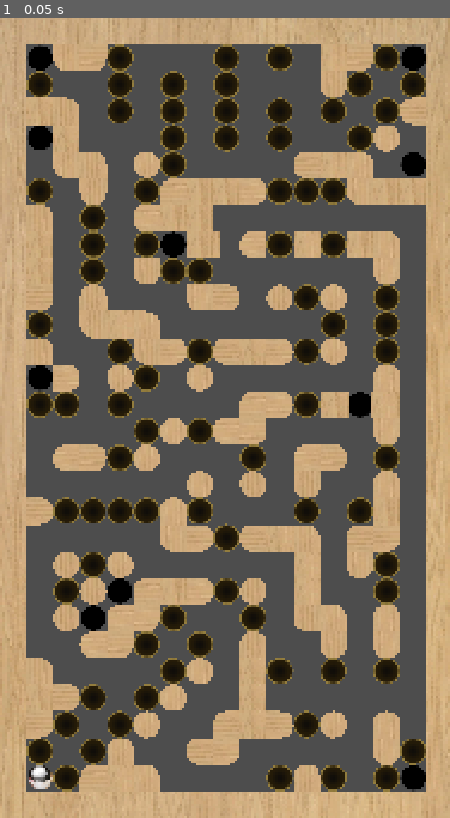
Above: before the commit, frame 1.
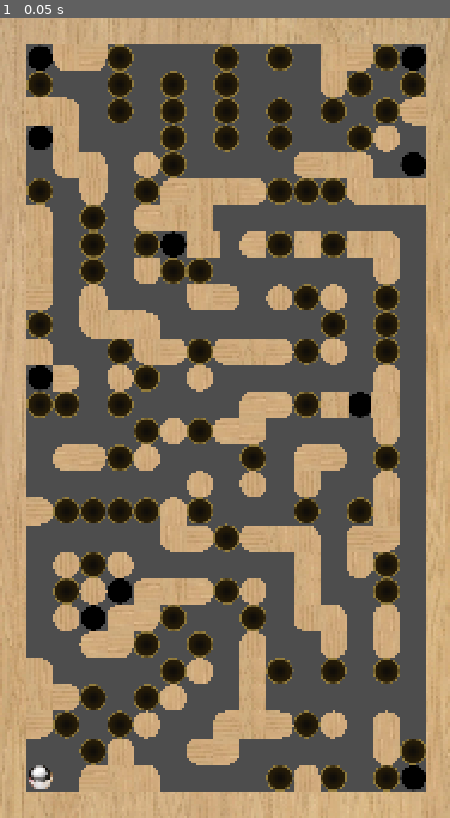
Above: after the commit, the same moment.

Repository: top-it-090304/Improvisation
Game: Godot game, scene res://levels/6.tscn
Two runs of this game, one before a commit and one after it. Both use one fixed random seed, a clock stepped at 60 frames per second and the inputs below. This scene is started directly instead of the project's main scene.
Inputs:
- Up to frame 1 (0.05 s): no input

The runs differ from the first frame. In frame 1, 0.3% of the frame differs, in the area x 5-18%, y 90-97%.

Commit message:
Обновление: Уровень 6

Diff:
--- a/levels/6.tscn
+++ b/levels/6.tscn
@@ -20,7 +20,7 @@
 position = Vector2(496, 544)
 
 [node name="Tiles" parent="." unique_id=1551868908 instance=ExtResource("2_wamqt")]
-tile_map_data = PackedByteArray("AAACABwAAAAAAAAACAABABsAAAAAAAAACAACABoAAAAAAAAACAADABkAAAAAAAAACAAEABoAAAAAAA …(3480 unchanged characters)…
+tile_map_data = PackedByteArray("AAACABoAAAAAAAAACAADABkAAAAAAAAACAAEABoAAAAAAA …(3480 unchanged characters)…
 
 [node name="Block2" parent="." unique_id=1369978849 instance=ExtResource("4_sh4cm")]
 position = Vector2(808, 928)
@@ -28,8 +28,6 @@
 [node name="Block3" parent="." unique_id=1001940288 instance=ExtResource("4_sh4cm")]
 position = Vector2(920, 928)
 
-[connection signal="body_entered" from="Tiles/Hole" to="Tiles/Hole" method="_finish"]
-[connection signal="body_entered" from="Tiles/@Area2D@27653" to="Tiles/@Area2D@27653" method="_finish"]
 [connection signal="body_entered" from="Tiles/@Area2D@27654" to="Tiles/@Area2D@27654" method="_finish"]
 [connection signal="body_entered" from="Tiles/@Area2D@27655" to="Tiles/@Area2D@27655" method="_finish"]
 [connection signal="body_entered" from="Tiles/@Area2D@27656" to="Tiles/@Area2D@27656" method="_finish"]
Not shown, changed: MazeBall.apk
Not shown, changed: MazeBall.apk.idsig
